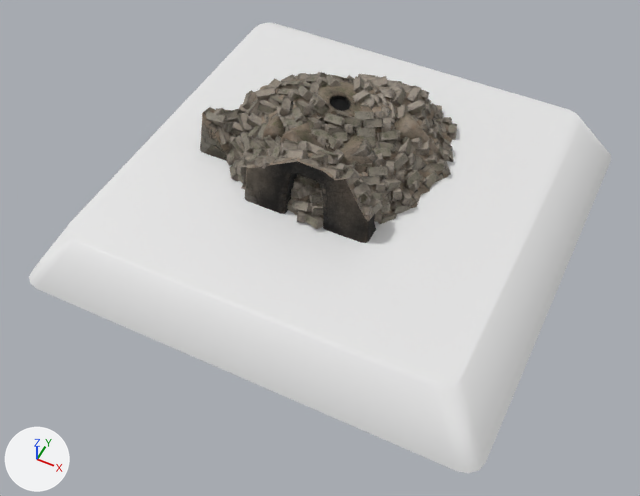
The FBX model Content/Buildings/Meshes/Limestone Burner Destruction Stage 3.fbx: old version first, new version second.
Rendered twice from a camera (50 mm lens) standing at (4.61, -9.95, 10.3) and looking at (0.17, -1.07, -0.8). Arrows for +X, +Y and +Z are at lower left; the lights stay in place.

The older version as bpy lines, for what is in view:
```python
me_cube_349 = bpy.data.meshes.new('Cube.349')
me_cube_349.from_pydata(...)  # 2748 vertices, 2186 faces; spans x -2.4..1.73, y -1.43..2.24, z -0.14..1.26
me_cube_349.materials.append(mat_ca_m_limestoneburner)
me_plane_075 = bpy.data.meshes.new('Plane.075')
me_plane_075.from_pydata(...)  # 32 vertices, 17 faces; spans x -3.98..3.98, y -3.79..3.79, z -1.0..0.0
ob_limestone_burner_base_destruction_s3 = bpy.data.objects.new('Limestone_Burner_Base_Destruction_S3', me_plane_075)
ob_limestone_burner_base_destruction_s3.location = (0.0, 0.0, 0.0)
ob_limestone_burner_destruction_s3 = bpy.data.objects.new('Limestone_Burner_Destruction_S3', me_cube_349)
ob_limestone_burner_destruction_s3.location = (0.0, 0.0, 0.0)
```
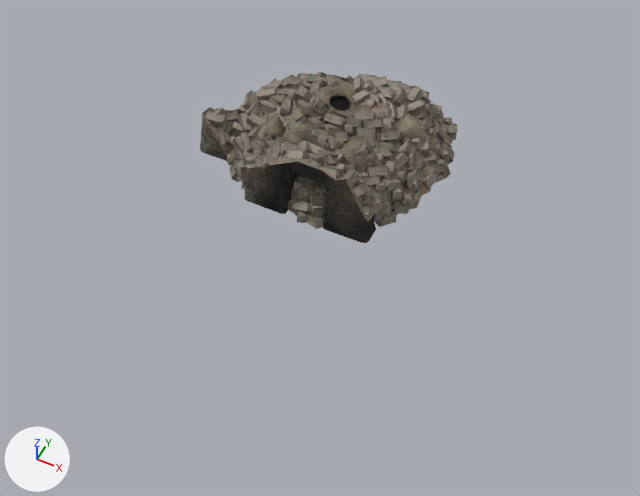
What differs and where, as boxes [x1, y1, x2, y2] in the pictures (640 x 496 px):
'Limestone_Burner_Base_Destruction_S3', deleted
    before: [29, 23, 611, 473]

The change, as a list of edits to the scene's bpy script:
```text
Remove ob_limestone_burner_base_destruction_s3:
    ob_limestone_burner_base_destruction_s3 = bpy.data.objects.new('Limestone_Burner_Base_Destruction_S3', me_plane_075)
    ob_limestone_burner_base_destruction_s3.location = (0.0, 0.0, 0.0)
```
